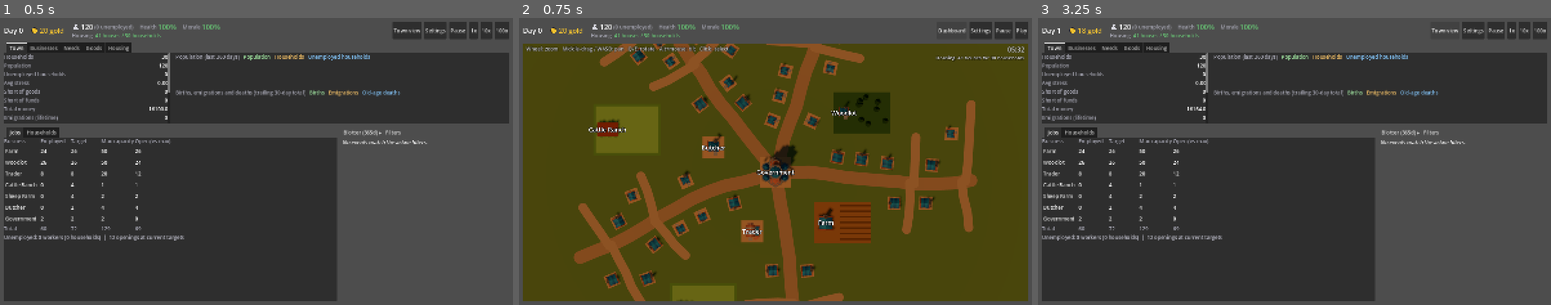
Above: before the commit, frames 1-3 (left to right).
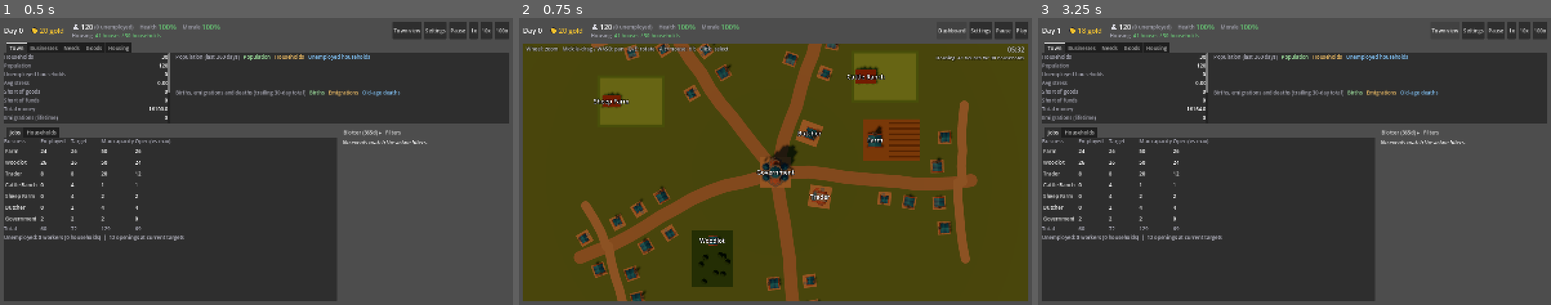
Above: after the commit, the same moments.

Repository: forsman5/sitka
Game: Godot game, scene res://scenes/sim/he_dashboard.tscn
The game is run twice, just before and just after one commit, with the same random seed, the same clock (stepped at 60 frames per second) and the same inputs. This scene is started directly instead of the project's main scene.
Inputs:
- Up to frame 1 (0.5 s): no input
- Up to frame 2 (0.75 s): click "Town view" at 0.5 s
- Up to frame 3 (3.25 s): click "Play" at 1.25 s; click "Play" at 2 s; click "Dashboard" at 2.75 s

Frame 1 is identical in both runs. In frame 2, 21% of the frame differs, in the area x 11-89%, y 8-99%; in frame 3, nothing differs.

Commit message:
Town layout: town businesses front the main street; update layout harness
The first road pass left the town ring too cut up for the full business
roster. Town-zone businesses now take frontage lots along the spokes out
to MAIN_STREET_RADIUS, with houses starting beyond it; the initial
network is spokes plus outer lanes, with lanes otherwise added by growth.

check_town_layout.gd: crowding is now an oriented-rect check
(HETownLayout.sites_crowd), and a new check covers road clearance,
house road_id, deterministic roads and append-only growth.

Co-Authored-By: Claude Sonnet 5.5 <noreply@anthropic.com>

Diff:
--- a/scripts/sim/harness/check_town_layout.gd
+++ b/scripts/sim/harness/check_town_layout.gd
@@ -21,6 +21,7 @@
 	_check_houses_fill_the_residential_zone()
 	_check_full_roster_fits()
 	_check_no_overlap_and_bounds_under_load()
+	_check_roads_and_frontage()
 	_check_scenario_key_identity()
 	print("TOWN LAYOUT %s" % ("OK" if _ok else "FAILED"))
 	quit(0 if _ok else 1)
@@ -205,13 +206,53 @@
 		var rect: Rect2 = layout.site_rect(sites[i])
 		_assert(limit.encloses(rect), "Site %d lies outside the town bounds" % i)
 		for j in range(i + 1, sites.size()):
-			_assert(not rect.grow(HETownLayout.SITE_SPACING - 0.01).intersects(layout.site_rect(sites[j])), "Sites %d and %d overlap or crowd" % [i, j])
+			_assert(not HETownLayout.sites_crowd(sites[j], sites[i], HETownLayout.SITE_SPACING - 0.01), "Sites %d and %d overlap or crowd" % [i, j])
 	var occupied := 0
 	for site in sites:
 		if site["business_id"] != HETownLayout.NO_BUSINESS:
 			occupied += 1
 	_assert(occupied + layout.unplaced_business_ids().size() == reports.size(), "Every business is either seated or reported unplaced")
 	print("  load: %d sites, %d unplaced of %d businesses" % [sites.size(), layout.unplaced_business_ids().size(), reports.size()])
+
+## Distance from `point` to the nearest point of a polyline.
+func _distance_to_polyline(point: Vector2, points: PackedVector2Array) -> float:
+	var best := INF
+	for i in range(points.size() - 1):
+		best = minf(best, point.distance_to(Geometry2D.get_closest_point_to_segment(point, points[i], points[i + 1])))
+	return best
+
+func _check_roads_and_frontage() -> void:
+	var built := _layout_for(_default_builder())
+	var layout = built[0]
+	var roads: Array = layout.get_roads()
+	_assert(roads.size() >= HETownLayout.ROAD_SPOKE_COUNT, "The town should start with its spokes (got %d roads)" % roads.size())
+	# Every placed site keeps its centre clear of every road ribbon (a footprint
+	# always contains the disc of its smaller half-extent).
+	for site in layout.get_sites():
+		if site["site_id"] == HETownLayout.CIVIC_SITE_ID:
+			continue
+		var inradius: float = minf(site["footprint"].x, site["footprint"].y) * 0.5
+		for road in roads:
+			var gap := _distance_to_polyline(site["position"], road["points"]) - float(road["width"]) * 0.5
+			_assert(gap >= inradius - 0.01, "Site %d (%s) sits on road %d" % [site["site_id"], site["type_key"], road["road_id"]])
+		if site["zone"] == HETownLayout.ZONE_HOUSING:
+			_assert(site["road_id"] >= 0 and site["road_id"] < roads.size(), "House site %d should record the road it fronts" % site["site_id"])
+	# Roads are deterministic and only ever grow.
+	var again = _layout_for(_default_builder())[0]
+	_assert(again.get_roads().size() == roads.size(), "Road network must be a pure function of the scenario")
+	var dwellings: Array = built[2].duplicate()
+	for i in 80:
+		dwellings.append(_dwelling_report(5000 + i))
+	var site_positions := _positions(layout)
+	layout.reconcile(built[1], dwellings)
+	var grown: Array = layout.get_roads()
+	_assert(grown.size() > roads.size(), "Running out of house lots should grow new lanes")
+	for i in roads.size():
+		_assert(grown[i]["points"] == roads[i]["points"], "Road %d moved when the town grew" % i)
+	var after := _positions(layout)
+	for site_id in site_positions:
+		_assert(after[site_id] == site_positions[site_id], "Site %d moved when roads grew" % site_id)
+	print("  roads: %d at start, %d after +80 houses (%d unplaced)" % [roads.size(), grown.size(), layout.unplaced_dwelling_ids().size()])
 
 func _check_scenario_key_identity() -> void:
 	var a := Callable(HEScenarioSeeds, "build_custom").bind([3, 1, 2])
--- a/scripts/sim/household_economy/he_town_layout.gd
+++ b/scripts/sim/household_economy/he_town_layout.gd
@@ -53,7 +53,9 @@
 const HALF_EXTENT := 80.0
 ## Minimum clear gap between two site footprints.
 const SITE_SPACING := 3.0
-const CANDIDATES_PER_ZONE := 128
+## Roads and house rows reject a share of a zone's candidates, so there are
+## enough of them that a business still finds a clear spot in its own zone.
+const CANDIDATES_PER_ZONE := 384
 const COORD_SNAP := 0.5
 
 ## footprint: site size; radius: band of distances from the civic anchor in
@@ -63,7 +65,7 @@
 	ZONE_TOWN: {"footprint": Vector2(10.0, 10.0), "radius": Vector2(13.0, 26.0)},
 	ZONE_FIELD: {"footprint": Vector2(22.0, 16.0), "radius": Vector2(28.0, 48.0)},
 	ZONE_PASTURE: {"footprint": Vector2(26.0, 20.0), "radius": Vector2(46.0, 66.0)},
-	# Lots along the road frontage (see _make_housing_candidates); no radius band.
+	# Lots along the road frontage (see _make_frontage_candidates); no radius band.
 	ZONE_HOUSING: {"footprint": Vector2(6.0, 6.0)},
 }
 
@@ -78,8 +80,6 @@
 const LANE_WIDTH := 3.5
 const LANE_STEP := 6.0
 const LANE_JUNCTIONS := [
-	{"at": 26.0, "sides": [1, -1], "length": 30.0},
-	{"at": 46.0, "sides": [1, -1], "length": 30.0},
 	{"at": 66.0, "sides": [1, -1], "length": 30.0},
 ]
 ## A lane is cut to half the chord between neighbouring spokes at its junction,
@@ -95,8 +95,10 @@
 ## Spacing of candidate lots along a road. Finer than a house plus SITE_SPACING
 ## on purpose: first-fit then slides past a blocked lot and packs the frontage.
 const HOUSE_LOT_PITCH := 5.0
-## Houses stay out of the civic plaza and its immediate surroundings.
-const HOUSE_MIN_RADIUS := 20.0
+## Town businesses front the spokes out to this radius (the "main street"),
+## and houses start beyond it so the two never compete for the same frontage.
+const MAIN_STREET_RADIUS := 42.0
+const HOUSE_MIN_RADIUS := 42.0
 ## Growth: lanes added per step when house lots run out, tries per step, and
 ## steps tried for one house before it is reported unplaced.
 const GROWTH_LANES_PER_STEP := 3
@@ -154,7 +156,13 @@
 	_seed_text = seed_text
 	_roads = _make_roads(seed_text)
 	_road_segments = _segments_of(_roads)
-	_candidates[ZONE_HOUSING] = _make_housing_candidates(seed_text, _roads)
+	# Town businesses front the spokes first (the spiral spots stay as overflow),
+	# so civic and trade buildings sit on the main streets instead of in the
+	# narrow wedges between them.
+	var town_lots := _make_frontage_candidates(ZONE_TOWN, seed_text, _roads, 0.0, MAIN_STREET_RADIUS)
+	town_lots.append_array(_candidates[ZONE_TOWN])
+	_candidates[ZONE_TOWN] = town_lots
+	_candidates[ZONE_HOUSING] = _make_frontage_candidates(ZONE_HOUSING, seed_text, _roads, HOUSE_MIN_RADIUS, INF)
 	_sites.append({
 		"site_id": CIVIC_SITE_ID,
 		"settlement_id": settlement_id,
@@ -300,6 +308,13 @@
 func site_rect(site: Dictionary) -> Rect2:
 	return _rect_for(site["position"], site["footprint"], site["rotation"])
 
+## Whether `later`'s footprint grown by `margin` (in its own frame, as
+## placement checks it) overlaps `earlier`'s. A later site has the higher id.
+static func sites_crowd(later: Dictionary, earlier: Dictionary, margin: float) -> bool:
+	return _obb_overlap(
+		later["position"], (later["footprint"] as Vector2) * 0.5 + Vector2.ONE * margin, later["rotation"],
+		earlier["position"], (earlier["footprint"] as Vector2) * 0.5, earlier["rotation"])
+
 ## Whether `point` lies inside the site's rotated footprint.
 func site_contains(site: Dictionary, point: Vector2) -> bool:
 	var local: Vector2 = (point - site["position"]).rotated(-float(site["rotation"]))
@@ -337,8 +352,8 @@
 func _allocate_from(zones: Array) -> int:
 	for candidate_zone in zones:
 		var footprint: Vector2 = ZONE_SPECS[candidate_zone]["footprint"]
-		var clearance := 0.0 if candidate_zone == ZONE_HOUSING else BUSINESS_ROAD_CLEARANCE
 		for candidate in _candidates[candidate_zone]:
+			var clearance := 0.0 if candidate.get("frontage", false) else BUSINESS_ROAD_CLEARANCE
 			if not _fits(candidate["position"], footprint, candidate["rotation"], clearance):
 				continue
 			_sites.append({
@@ -524,7 +539,7 @@
 		return false
 	_roads.append_array(added)
 	_road_segments.append_array(_segments_of(added))
-	var lots := _make_housing_candidates("%s|grow%d" % [_seed_text, _growth_steps], added)
+	var lots := _make_frontage_candidates(ZONE_HOUSING, "%s|grow%d" % [_seed_text, _growth_steps], added, HOUSE_MIN_RADIUS, INF)
 	(_candidates[ZONE_HOUSING] as Array).append_array(lots)
 	return true
 
@@ -549,13 +564,17 @@
 					return false
 	return true
 
-## House lots along both sides of every road, nearest the civic anchor first.
-## Each faces the road (local +Z toward it), with a little seeded setback,
-## slide and yaw jitter so the rows read as built, not stamped.
-static func _make_housing_candidates(seed_text: String, roads: Array[Dictionary]) -> Array:
-	var half: float = (ZONE_SPECS[ZONE_HOUSING]["footprint"] as Vector2).x * 0.5
+## Lots for `zone` along both sides of every road, between `min_radius` and
+## `max_radius` of the civic anchor, nearest it first. Each faces the road
+## (local +Z toward it), with a little seeded setback, slide and yaw jitter so
+## the rows read as built, not stamped. Candidates are flagged `frontage`, so
+## placement lets them sit directly against the road ribbon.
+static func _make_frontage_candidates(zone: String, seed_text: String, roads: Array[Dictionary], min_radius: float, max_radius: float) -> Array:
+	var footprint: Vector2 = ZONE_SPECS[zone]["footprint"]
+	var half := footprint.x * 0.5
+	var depth := footprint.y * 0.5
 	var rng := RandomNumberGenerator.new()
-	rng.seed = hash("%s|%s" % [seed_text, ZONE_HOUSING])
+	rng.seed = hash("%s|%s|frontage" % [seed_text, zone])
 	var out: Array = []
 	for road in roads:
 		var points: PackedVector2Array = road["points"]
@@ -568,12 +587,13 @@
 			var tangent: Vector2 = sample[1]
 			var left := Vector2(-tangent.y, tangent.x)
 			for side in [1, -1]:
-				var setback: float = float(road["width"]) * 0.5 + HOUSE_SETBACK + half + rng.randf_range(0.0, 1.2)
+				var setback: float = float(road["width"]) * 0.5 + HOUSE_SETBACK + depth + rng.randf_range(0.0, 1.2)
 				var center: Vector2 = sample[0] + left * float(side) * setback + tangent * rng.randf_range(-0.7, 0.7)
 				var rotation := tangent.angle() + (PI if side > 0 else 0.0) + rng.randf_range(-0.05, 0.05)
-				if center.length() < HOUSE_MIN_RADIUS:
+				var distance := center.length()
+				if distance < min_radius or distance > max_radius:
 					continue
-				out.append({"position": center, "rotation": rotation, "road_id": road["road_id"], "order": center.length()})
+				out.append({"position": center, "rotation": rotation, "road_id": road["road_id"], "order": distance, "frontage": true})
 			s += HOUSE_LOT_PITCH
 	out.sort_custom(func(a: Dictionary, b: Dictionary) -> bool:
 		if a["order"] != b["order"]:
Not shown, changed: docs/household-housing.md
